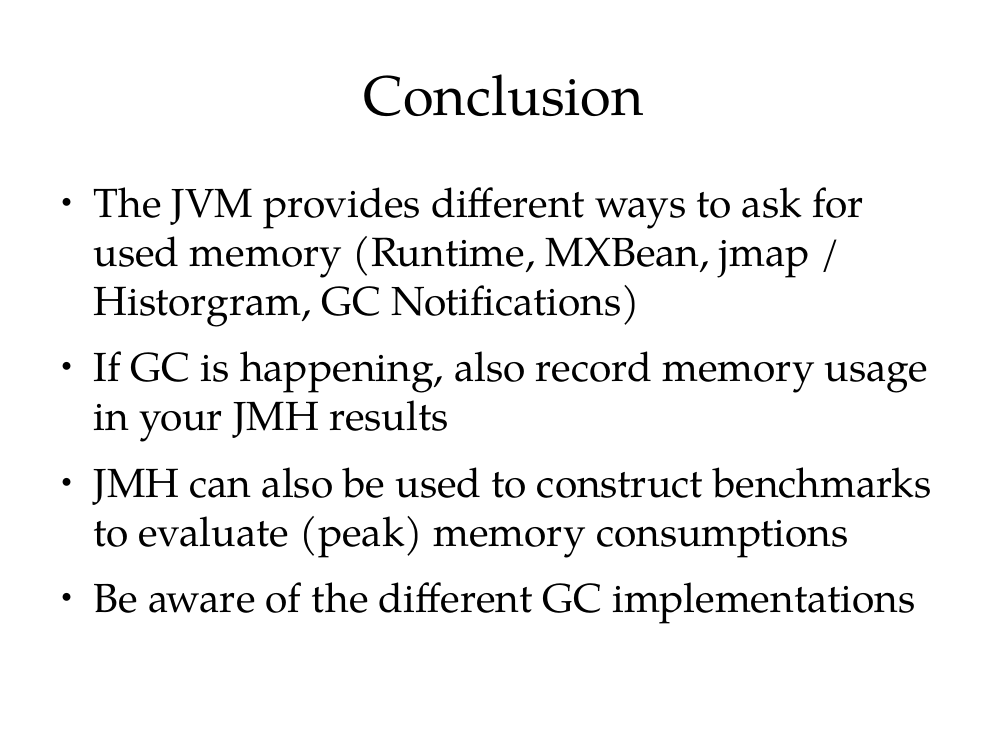
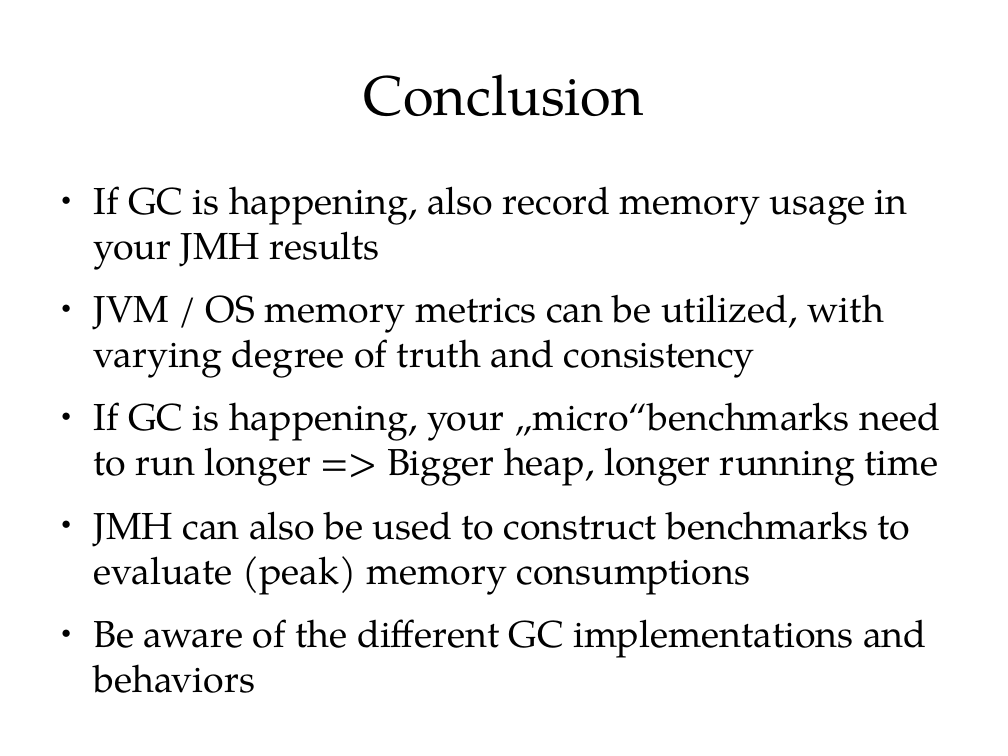
Before and after one commit to cruftex/talk-benchmark-memory, a slide deck: slide 34 of benchmark-memory-with-jmh.odp (slide 31 before the commit). Drawn at 1008x756 pixels with LibreOffice and Linux fonts; fonts in the diff are those of the drawing. Boxes give left, top, right and bottom in pixels: in the first picture for what was removed or moved away, otherwise in the second. Text is boxed around its words. In the diff, an @@ line names an element or a change of style, - is before the commit and + after.

```diff
--- a/benchmark-memory-with-jmh.odp
+++ b/benchmark-memory-with-jmh.odp
@@ text at (94, 187, 863, 327): paragraph removed @@
-● The JVM provides different ways to ask for used memory (Runtime, MXBean, jmap / Historgram, GC Notifications)
@@ text at (94, 186, 910, 595): size 32 to 29.6 pt in "If GC is happening, also record memory ...", "JMH can also be used to construct ..." @@
@@ text at (94, 294, 940, 486): paragraphs added @@
+● JVM / OS memory metrics can be utilized, with varying degree of truth and consistency
+● If GC is happening, your „micro“benchmarks need to run longer => Bigger heap, longer running time
@@ text at (94, 619, 927, 693): text changed; size 32 to 29.6 pt @@
-● Be aware of the different GC implementations
+● Be aware of the different GC implementations and behaviors
```
Also in this commit, not shown: 9 other slides changed, 3 slides added, 1 other file.
